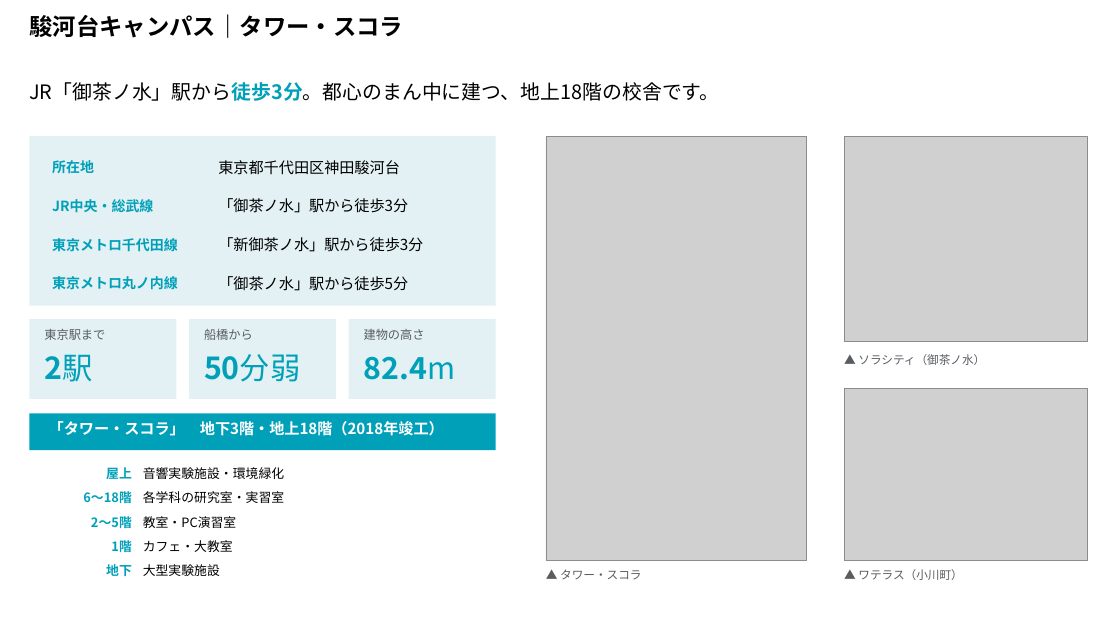
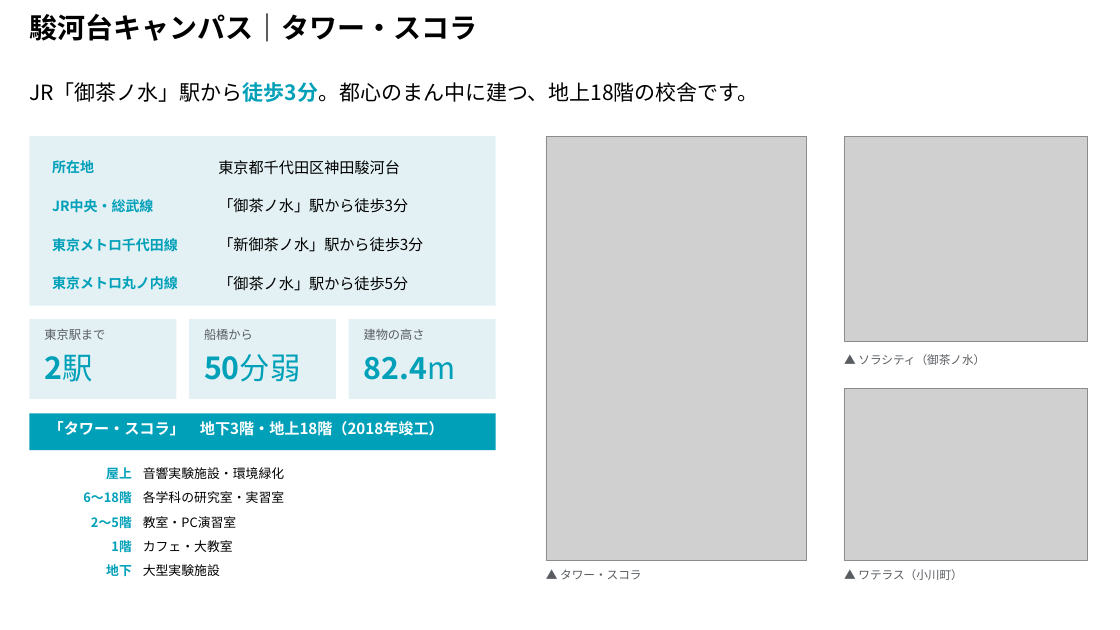
Before and after one commit to yutakaJssst/highSchoolVisit, a slide deck: slide 2 of 理工学部紹介_駿河台追加4枚.pptx. Drawn at 1120x630 pixels with LibreOffice and Linux fonts; fonts in the diff are those of the drawing; grey boxes stand for pictures; background and template pictures are left out. Boxes give left, top, right and bottom in pixels: in the first picture for what was removed or moved away, otherwise in the second. Text is boxed around its words. In the diff, an @@ line names an element or a change of style, - is before the commit and + after.

```diff
--- a/理工学部紹介_駿河台追加4枚.pptx
+++ b/理工学部紹介_駿河台追加4枚.pptx
@@ text "駿河台キャンパス｜タワー・スコラ" at <box>29,13,477,42</box>: size 20 to 24 pt, font Noto Sans CJK JP to Arial @@
@@ text "JR「御茶ノ水」駅から徒歩3分。都心のまん中に建つ、地上18階の校舎です。" at <box>29,82,758,102</box>: size 17 to 18 pt @@
```
Also in this commit, not shown: 3 other slides changed, 1 other file.
